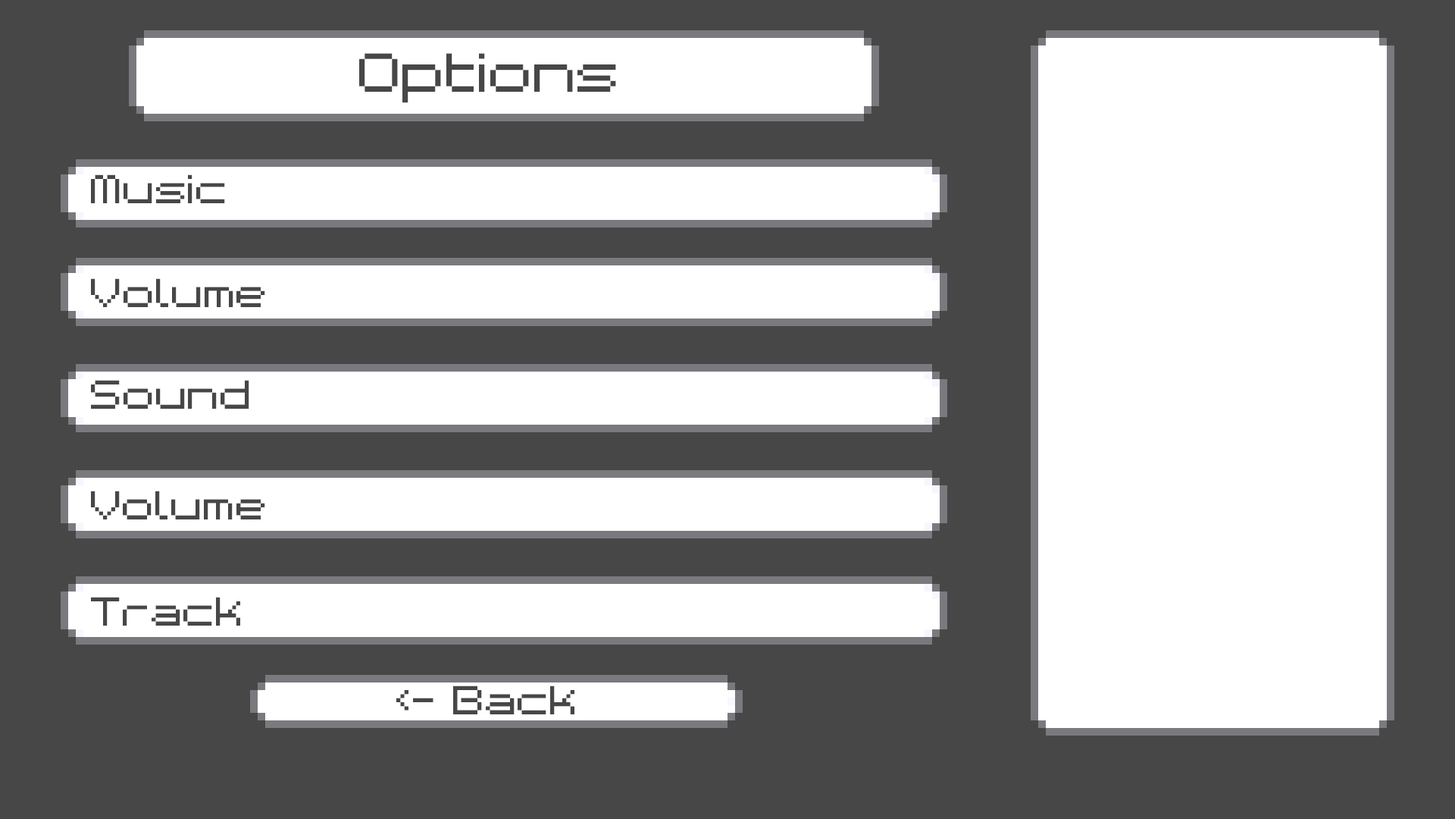
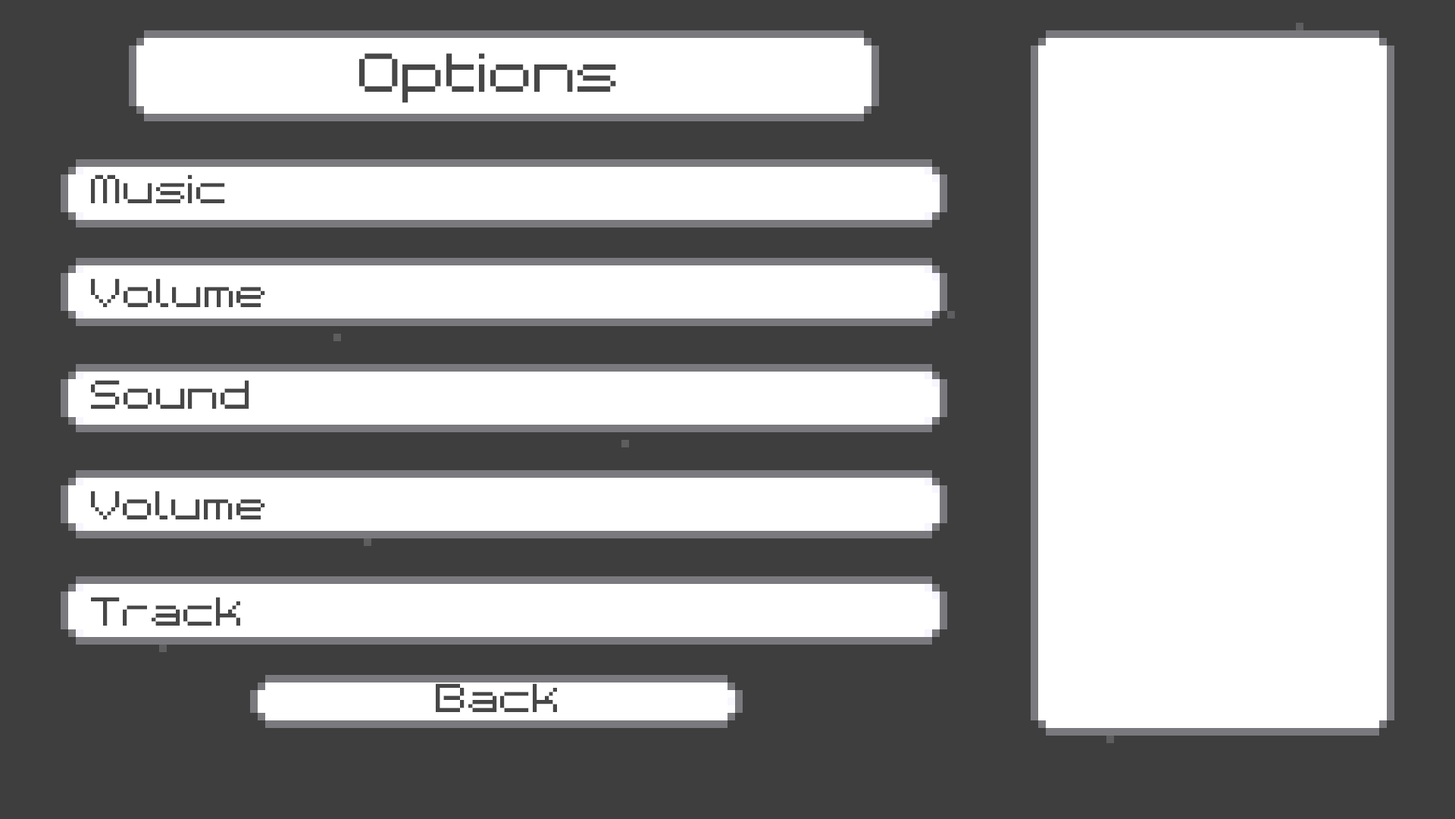
Before/after of a (1455, 819) layered artwork. What changed in the layer stack:
added layer "Back" above "Track" over [435, 682, 558, 712]
"Layer 1": opacity 100% → 87% over [0, 0, 1455, 819]
renamed "<- Back" to "Layer 2", moved it below "Layer 1", painted on it over [0, 0, 1455, 819]
